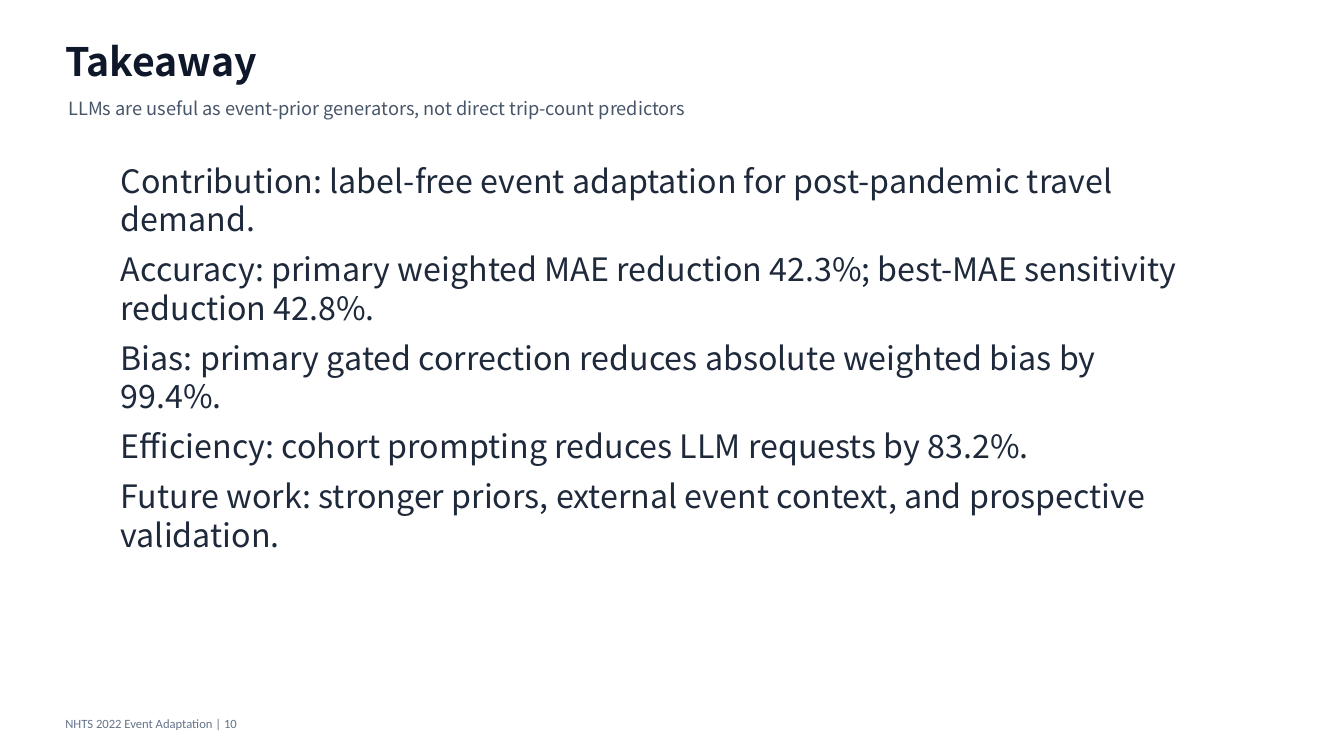
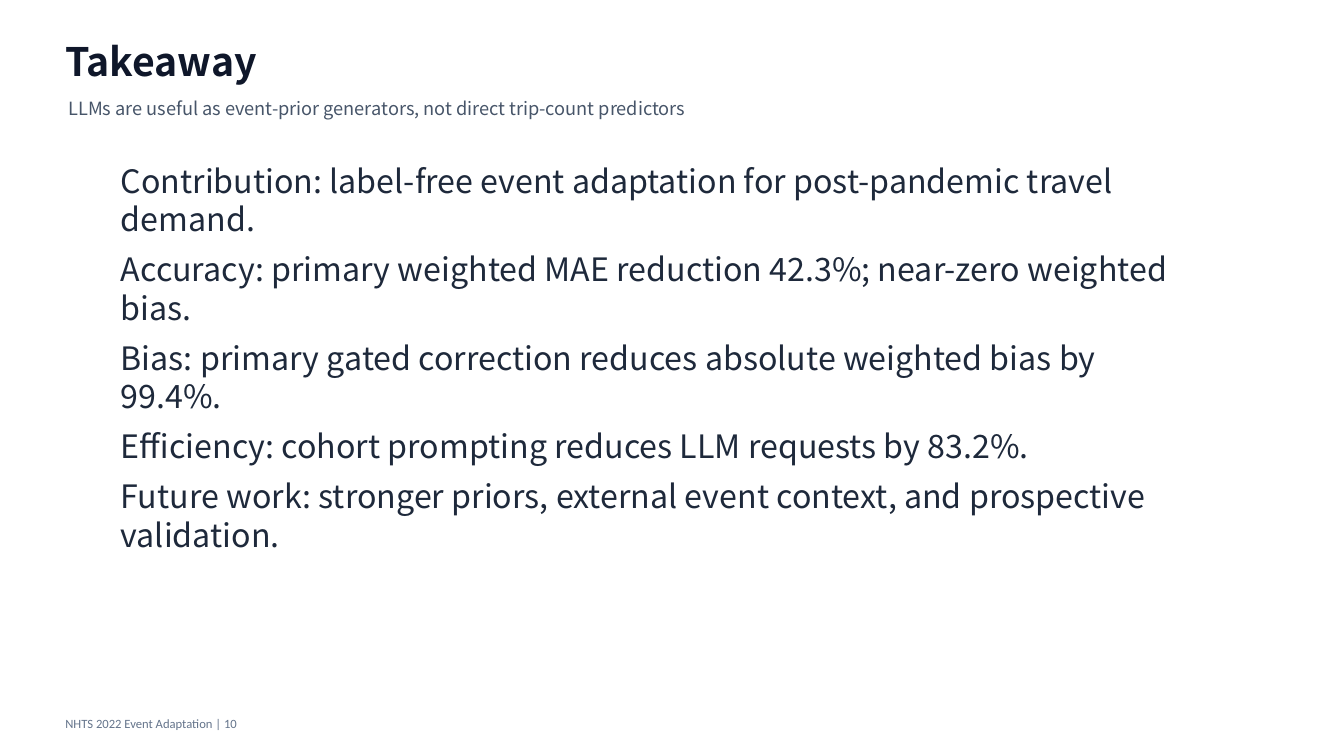
Before and after one commit to Lrving-code/NHTS-Travel-Prediction, a slide deck: slide 10 of outputs/final_project/NHTS_LLM_Event_Adaptation_Presentation.pptx. Drawn at 1344x756 pixels with LibreOffice and Linux fonts; fonts in the diff are those of the drawing. Boxes give left, top, right and bottom in pixels: in the first picture for what was removed or moved away, otherwise in the second. Text is boxed around its words. In the diff, an @@ line names an element or a change of style, - is before the commit and + after.

```diff
--- a/outputs/final_project/NHTS_LLM_Event_Adaptation_Presentation.pptx
+++ b/outputs/final_project/NHTS_LLM_Event_Adaptation_Presentation.pptx
@@ text at (121, 255, 1168, 321): text changed @@
-Accuracy: primary weighted MAE reduction 42.3%; best-MAE sensitivity reduction 42.8%.
+Accuracy: primary weighted MAE reduction 42.3%; near-zero weighted bias.
```
Also in this commit, not shown: 1 other slide changed, 18 other files.
